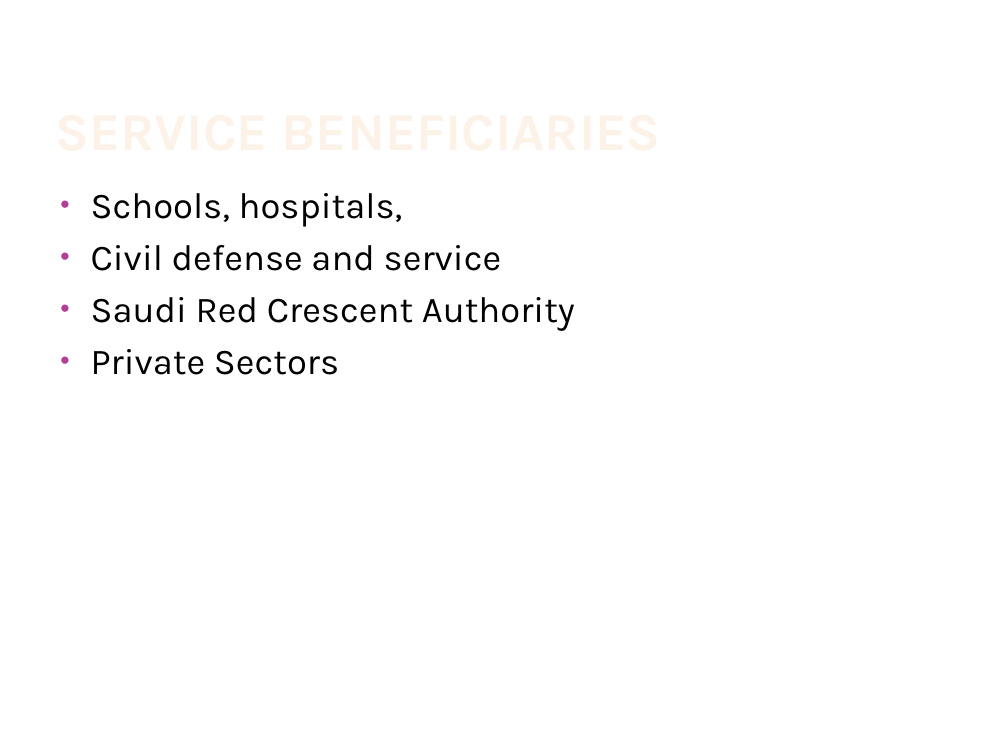
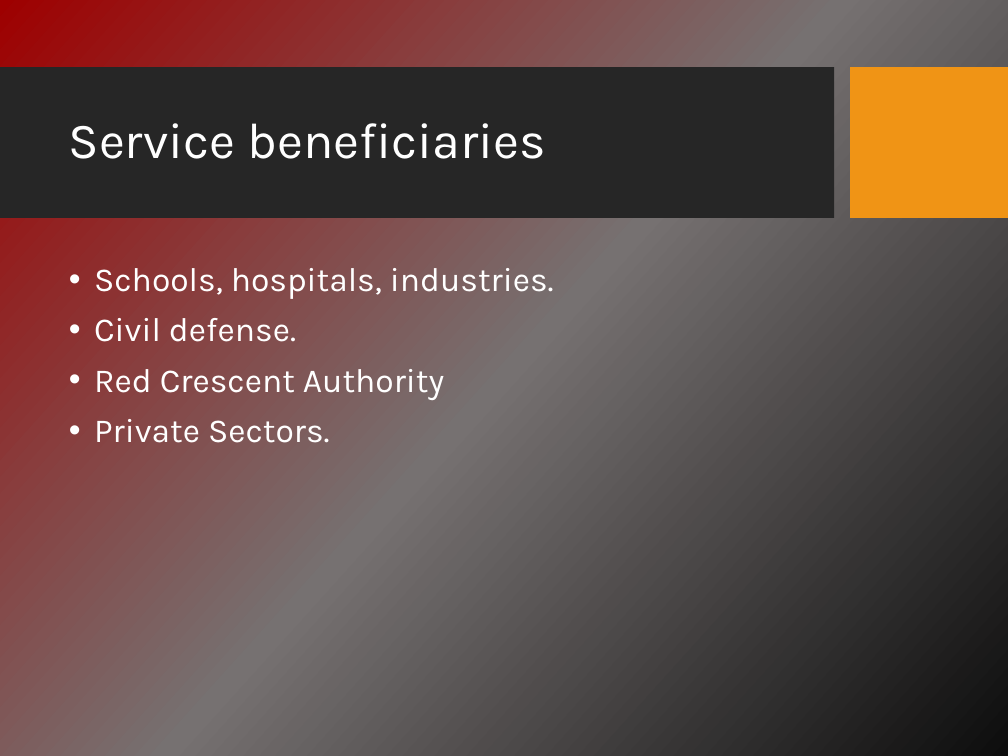
Before and after one commit to asmaalbarakati/Dayesda, a slide deck: slide 4 of Presentation.pptx. Drawn at 1008x756 pixels with LibreOffice and Linux fonts; fonts in the diff are those of the drawing; background and template pictures are left out. Boxes give left, top, right and bottom in pixels: in the first picture for what was removed or moved away, otherwise in the second. Text is boxed around its words. In the diff, an @@ line names an element or a change of style, - is before the commit and + after.

```diff
--- a/Presentation.pptx
+++ b/Presentation.pptx
@@ background #FFFFFF to picture (left out) @@
@@ rectangle added at (x1=0, y1=68, x2=835, y2=219), fill #262626 @@
@@ title "Service beneficiaries" at (x1=69, y1=123, x2=545, y2=159): vertical alignment bottom to middle @@
@@ rectangle added at (x1=850, y1=68, x2=1008, y2=219), fill #F09415 @@
@@ title at (x1=69, y1=123, x2=545, y2=159): text changed; size 38 to 36 pt; text colour gradient #FEF7F1 to #FEF3E8 to #FBCF9C to #F9B94C to #FFFFFF; bold off @@
-SERVICE BENEFICIARIES
+Service beneficiaries
@@ text at (x1=94, y1=268, x2=554, y2=443): text changed; size 26 to 24 pt; text colour #000000 to #FFFFFF @@
-• Schools, hospitals,
-• Civil defense and service
-• Saudi Red Crescent Authority
-• Private Sectors
+• Schools, hospitals, industries.
+• Civil defense.
+• Red Crescent Authority
+• Private Sectors.
```
Also in this commit, not shown: 20 other slides changed, 2 slides added, 2 slides removed, 1 other file.
